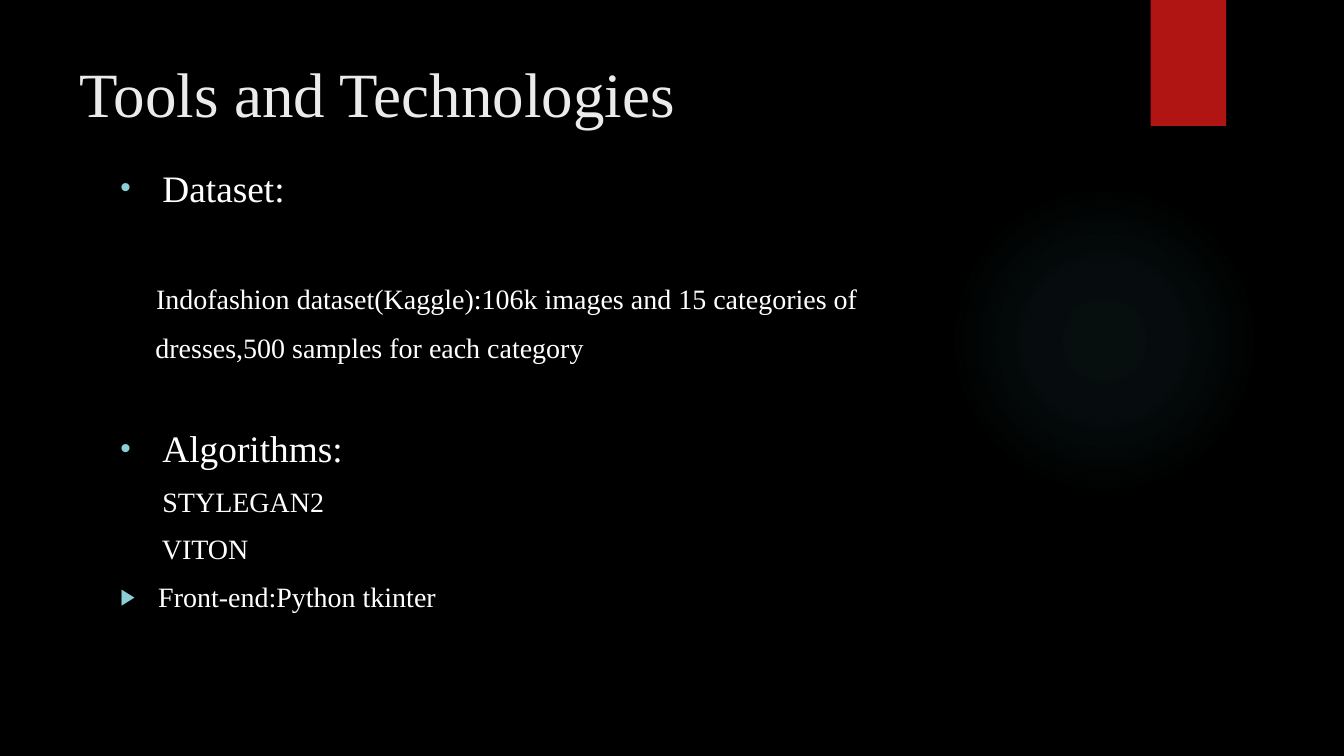
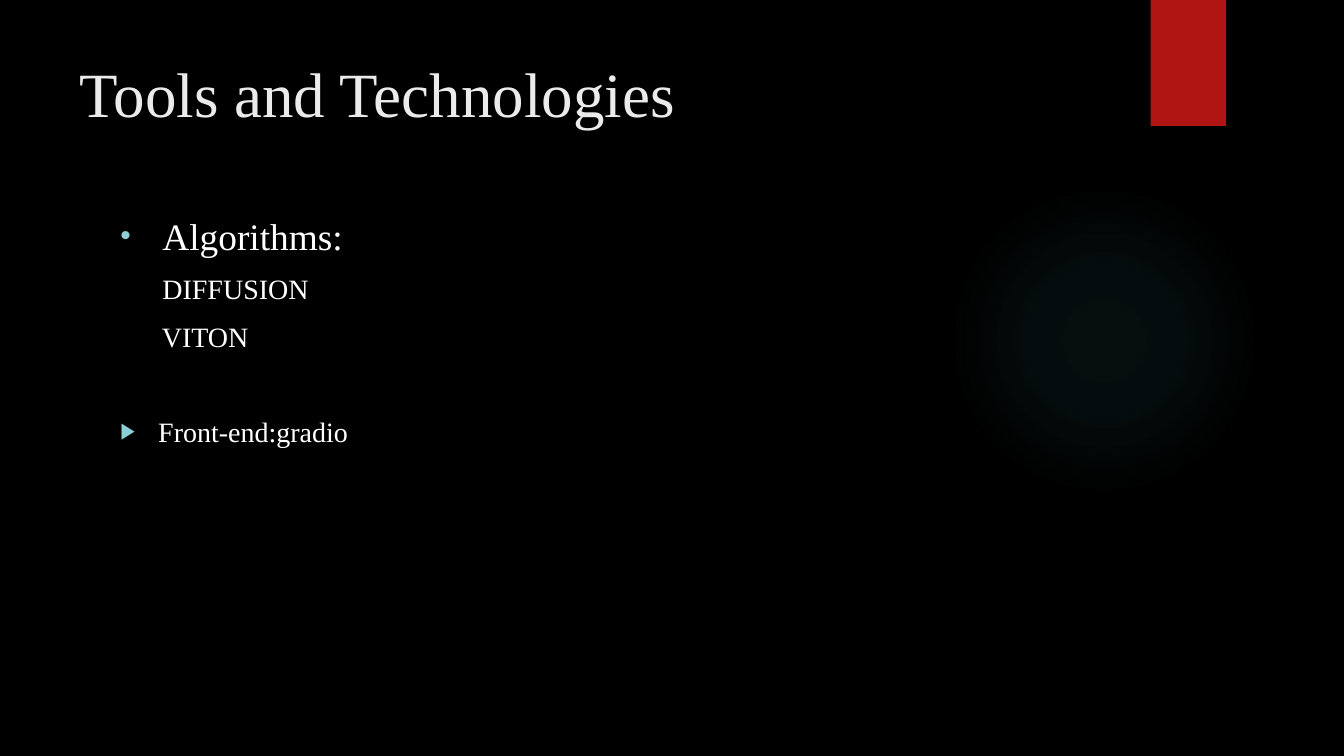
Before and after one commit to shilpa2101/AI-based-fashion-design-system, a slide deck: slide 9 of ai_fashion.pptx. Drawn at 1344x756 pixels with LibreOffice and Linux fonts; fonts in the diff are those of the drawing; background and template pictures are left out. Boxes give left, top, right and bottom in pixels: in the first picture for what was removed or moved away, otherwise in the second. Text is boxed around its words. In the diff, an @@ line names an element or a change of style, - is before the commit and + after.

```diff
--- a/ai_fashion.pptx
+++ b/ai_fashion.pptx
@@ text at (155, 177, 857, 363): paragraphs removed @@
-• Dataset:
-Indofashion dataset(Kaggle):106k images and 15 categories of
-dresses,500 samples for each category
@@ text at (162, 280, 308, 300): text changed @@
-STYLEGAN2
+DIFFUSION
@@ text at (158, 422, 348, 447): text changed @@
-▶ Front-end:Python tkinter
+▶ Front-end:gradio
```
Also in this commit, not shown: 4 other slides changed, 1 slide removed.
